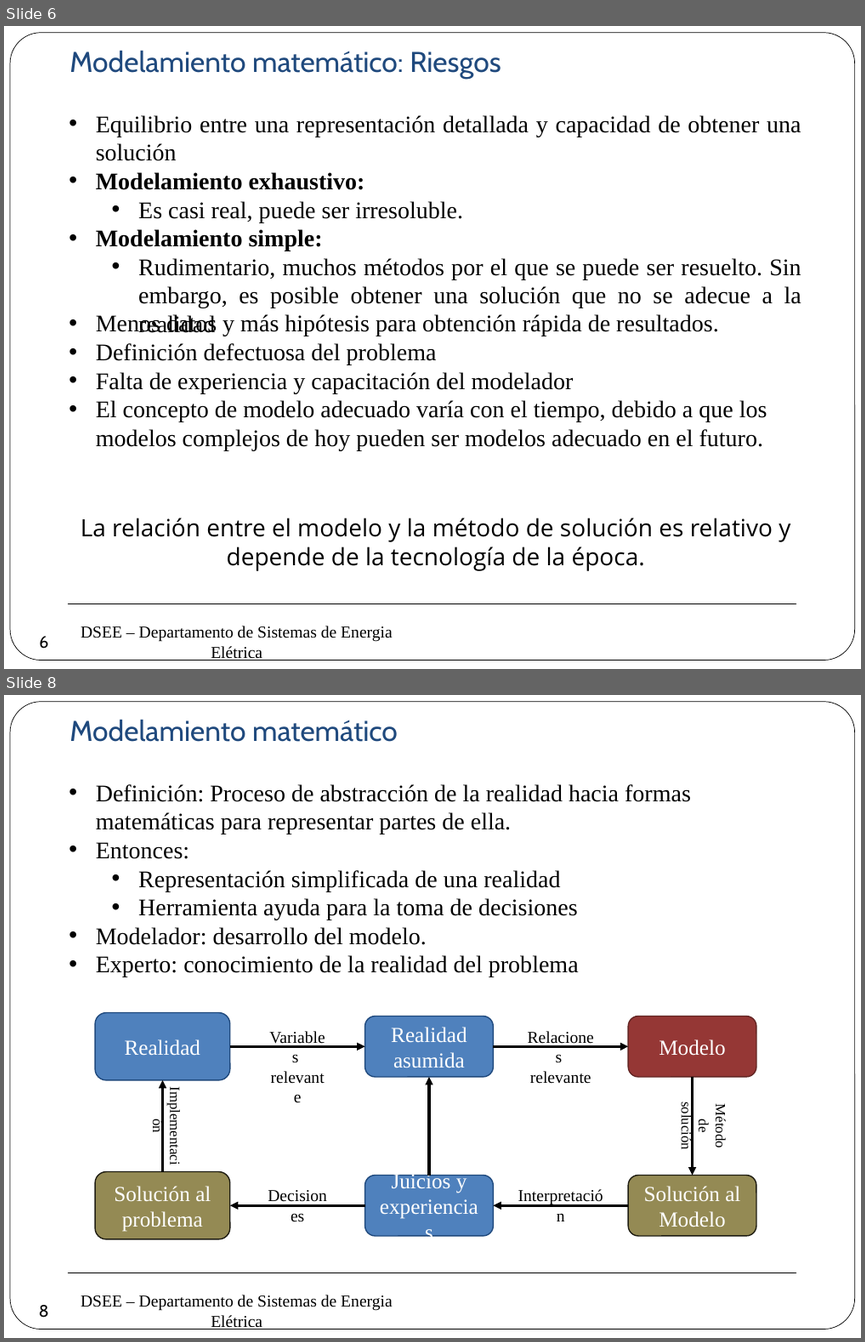
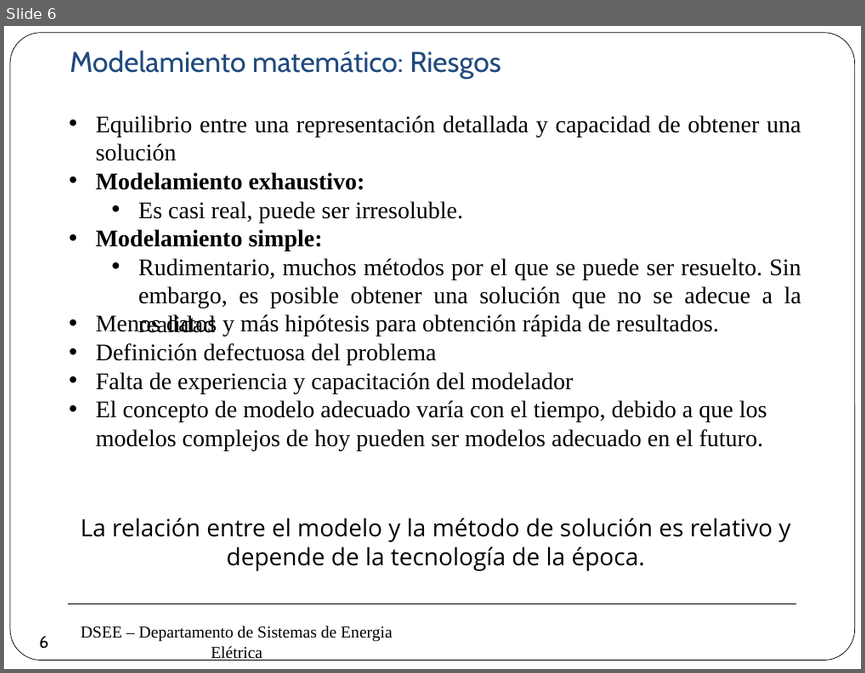
Before and after one commit to erikfilias/Power-Systems-Optimization-using-Julia-Language, a slide deck: 1. Lectures/Introducción a la Optimización aplicada a Sistemas de Energía Eléctrica/Dia 1/2. Modelamiento & Optimización.pptx. Shown one above the other, each under a label of ours: slides 6 and 8 before the commit, slide 6 after it; the slides between them are not shown. The pictures are 865x1342 and 865x673 pixels, drawn with LibreOffice and Linux fonts; fonts in the diff are those of the drawing; background and template pictures are left out. Boxes give left, top, right and bottom in pixels: in the first picture for what was removed or moved away, otherwise in the second. Text is boxed around its words. In the diff, an @@ line names an element or a change of style, - is before the commit and + after.

```diff
--- a/1. Lectures/Introducción a la Optimización aplicada a Sistemas de Energía Eléctrica/Dia 1/2. Modelamiento & Optimización.pptx
+++ b/1. Lectures/Introducción a la Optimización aplicada a Sistemas de Energía Eléctrica/Dia 1/2. Modelamiento & Optimización.pptx
@@ slide 8 removed at [4,695,861,1338], background #FFFFFF; not listed: 3 template elements that a slide beside it also shows @@
@@ text removed at [69,719,398,742] @@
-Modelamiento matemático
@@ text removed at [96,784,691,977] @@
-• Definición: Proceso de abstracción de la realidad hacia formas matemáticas para representar partes de ella.
-• Entonces:
-  • Representación simplificada de una realidad
-  • Herramienta ayuda para la toma de decisiones
-• Modelador: desarrollo del modelo.
-• Experto: conocimiento de la realidad del problema
@@ rounded rectangle removed at [95,1013,229,1081] @@
-Realidad
@@ rounded rectangle removed at [364,1016,494,1077] @@
-Realidad asumida
@@ text removed at [518,1021,604,1071] @@
-Relaciones
-relevante
@@ rounded rectangle removed at [628,1016,756,1077] @@
-Modelo
@@ arrow removed from (230, 1046) to (364, 1046) @@
@@ arrow removed from (494, 1046) to (628, 1046) @@
@@ text removed at [163,1075,188,1177] @@
-Implementación
@@ arrow removed from (429, 1174) to (429, 1077) @@
@@ text removed at [530,1071,591,1083] @@
-Variables
-relevante
@@ arrow removed from (692, 1077) to (692, 1174) @@
@@ arrow removed from (162, 1171) to (162, 1080) @@
@@ text removed at [678,1106,729,1149] @@
-Método
-de solución
@@ rounded rectangle removed at [95,1171,229,1239] @@
-Solución al problema
@@ rounded rectangle removed at [364,1174,494,1236] @@
-Juicios y experiencias
@@ rounded rectangle removed at [628,1174,756,1236] @@
-Solución al Modelo
@@ text removed at [256,1181,339,1210] @@
-Decisiones
@@ text removed at [509,1181,613,1210] @@
-Interpretación
@@ arrow removed from (364, 1205) to (230, 1205) @@
@@ arrow removed from (628, 1205) to (494, 1205) @@
@@ page number removed at [28,1294,61,1327] @@
-8
```
Also in this commit, not shown: 8 slides added, 1 other slide removed.
